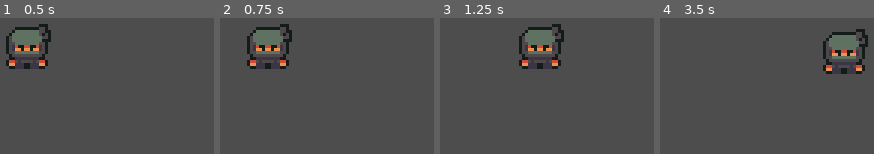
Above: before the commit, frames 1-4 (left to right).
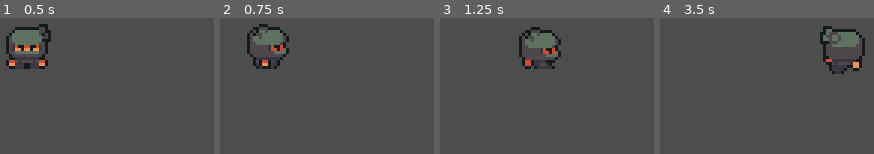
Above: after the commit, the same moments.

Repository: Khanfur/ninja-adventure
Game: Godot game, scene res://scenes/world.tscn
Same seed, same stepped clock (60 frames per second), same inputs: the game is played once before the commit and once after it.
Inputs:
- Up to frame 1 (0.5 s): no input
- Up to frame 2 (0.75 s): tap Enter at 0.5 s; hold Right (ui_right) from 0.53 s (still down)
- Up to frame 3 (1.25 s): keep holding Right (ui_right)
- Up to frame 4 (3.5 s): release Right (ui_right) at 1.28 s; hold Down (ui_down) 1.28-2.03 s; hold Right (ui_right) 2.03-2.78 s; hold Up (ui_up) from 2.78 s (still down)

Frame 1 is identical in both runs. In frame 2, 2.8% of the frame differs, in the area x 12-34%, y 4-38%; in frame 3, 3.1%; in frame 4, 3.8%, in the area x 74-98%, y 5-42%.

Commit message:
added walking animation for the player

Diff:
--- a/player/player.gd
+++ b/player/player.gd
@@ -2,10 +2,27 @@
 
 @export var movementSpeed: int = 35
 
-func handleInput():
+@onready var _animation_player = $playerMovement
+
+func handleInput() -> void:
 	var movementDirection = Input.get_vector("ui_left", "ui_right", "ui_up", "ui_down")
 	velocity = movementDirection * movementSpeed
+
+func updateAnimation() -> void:
+
+	if velocity.length() == 0: _animation_player.stop()
+	else:
+		var inputDirection = "Down"
+
+		if Input.is_action_pressed("ui_right"):
+			inputDirection = "Right"
+		elif Input.is_action_pressed("ui_left"):
+			inputDirection = "Left"
+		elif Input.is_action_pressed("ui_up"):
+			inputDirection = "Up"
+		_animation_player.play("walk" + inputDirection)
 
 func _physics_process(delta: float) -> void:
 	handleInput()
 	move_and_slide()
+	updateAnimation()
--- a/player/player.tscn
+++ b/player/player.tscn
@@ -1,7 +1,83 @@
-[gd_scene load_steps=3 format=3 uid="uid://cdkq06yf5hce"]
+[gd_scene load_steps=8 format=3 uid="uid://cdkq06yf5hce"]
 
 [ext_resource type="Script" path="res://player/player.gd" id="1_5q2qy"]
 [ext_resource type="Texture2D" uid="uid://c0e7b0ccyxlv5" path="res://assets/player/player_sprites.png" id="1_tgfct"]
+
+[sub_resource type="Animation" id="Animation_xpokq"]
+resource_name = "walkUp"
+length = 0.8
+loop_mode = 1
+tracks/0/type = "value"
+tracks/0/imported = false
+tracks/0/enabled = true
+tracks/0/path = NodePath("Sprite2D:frame_coords")
+tracks/0/interp = 1
+tracks/0/loop_wrap = true
+tracks/0/keys = {
+"times": PackedFloat32Array(0, 0.2, 0.4, 0.6),
+"transitions": PackedFloat32Array(1, 1, 1, 1),
+"update": 1,
+"values": [Vector2i(1, 0), Vector2i(1, 1), Vector2i(1, 2), Vector2i(1, 3)]
+}
+
+[sub_resource type="Animation" id="Animation_oer4q"]
+resource_name = "walkDown"
+length = 0.8
+loop_mode = 1
+tracks/0/type = "value"
+tracks/0/imported = false
+tracks/0/enabled = true
+tracks/0/path = NodePath("Sprite2D:frame_coords")
+tracks/0/interp = 1
+tracks/0/loop_wrap = true
+tracks/0/keys = {
+"times": PackedFloat32Array(0, 0.2, 0.4, 0.6),
+"transitions": PackedFloat32Array(1, 1, 1, 1),
+"update": 1,
+"values": [Vector2i(0, 0), Vector2i(0, 1), Vector2i(0, 2), Vector2i(0, 3)]
+}
+
+[sub_resource type="Animation" id="Animation_jj7ig"]
+resource_name = "walkLeft"
+length = 0.8
+loop_mode = 1
+tracks/0/type = "value"
+tracks/0/imported = false
+tracks/0/enabled = true
+tracks/0/path = NodePath("Sprite2D:frame_coords")
+tracks/0/interp = 1
+tracks/0/loop_wrap = true
+tracks/0/keys = {
+"times": PackedFloat32Array(0, 0.2, 0.4, 0.6),
+"transitions": PackedFloat32Array(1, 1, 1, 1),
+"update": 1,
+"values": [Vector2i(2, 0), Vector2i(2, 1), Vector2i(2, 2), Vector2i(2, 3)]
+}
+
+[sub_resource type="Animation" id="Animation_55hma"]
+resource_name = "walkRight"
+length = 0.8
+loop_mode = 1
+tracks/0/type = "value"
+tracks/0/imported = false
+tracks/0/enabled = true
+tracks/0/path = NodePath("Sprite2D:frame_coords")
+tracks/0/interp = 1
+tracks/0/loop_wrap = true
+tracks/0/keys = {
+"times": PackedFloat32Array(0, 0.2, 0.4, 0.6),
+"transitions": PackedFloat32Array(1, 1, 1, 1),
+"update": 1,
+"values": [Vector2i(3, 0), Vector2i(3, 1), Vector2i(3, 2), Vector2i(3, 3)]
+}
+
+[sub_resource type="AnimationLibrary" id="AnimationLibrary_oglv5"]
+_data = {
+"walkDown": SubResource("Animation_oer4q"),
+"walkLeft": SubResource("Animation_jj7ig"),
+"walkRight": SubResource("Animation_55hma"),
+"walkUp": SubResource("Animation_xpokq")
+}
 
 [node name="Player" type="CharacterBody2D"]
 texture_filter = 1
@@ -11,3 +87,9 @@
 texture = ExtResource("1_tgfct")
 hframes = 4
 vframes = 7
+
+[node name="playerMovement" type="AnimationPlayer" parent="."]
+libraries = {
+"": SubResource("AnimationLibrary_oglv5")
+}
+autoplay = "walkDown"
